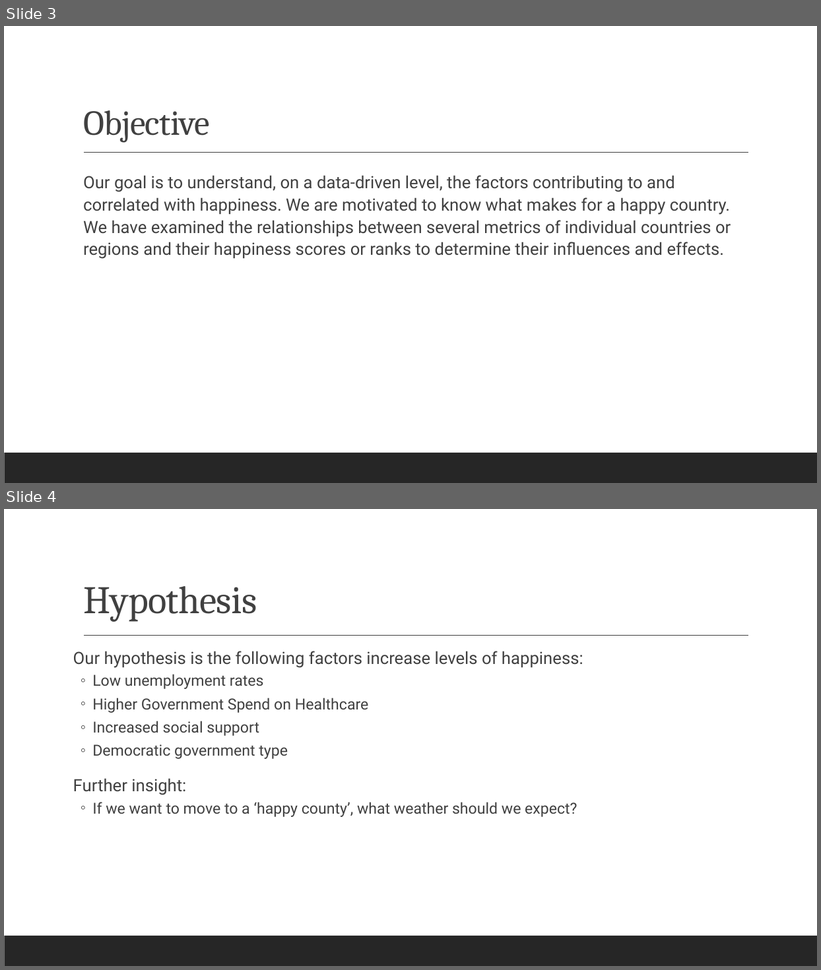
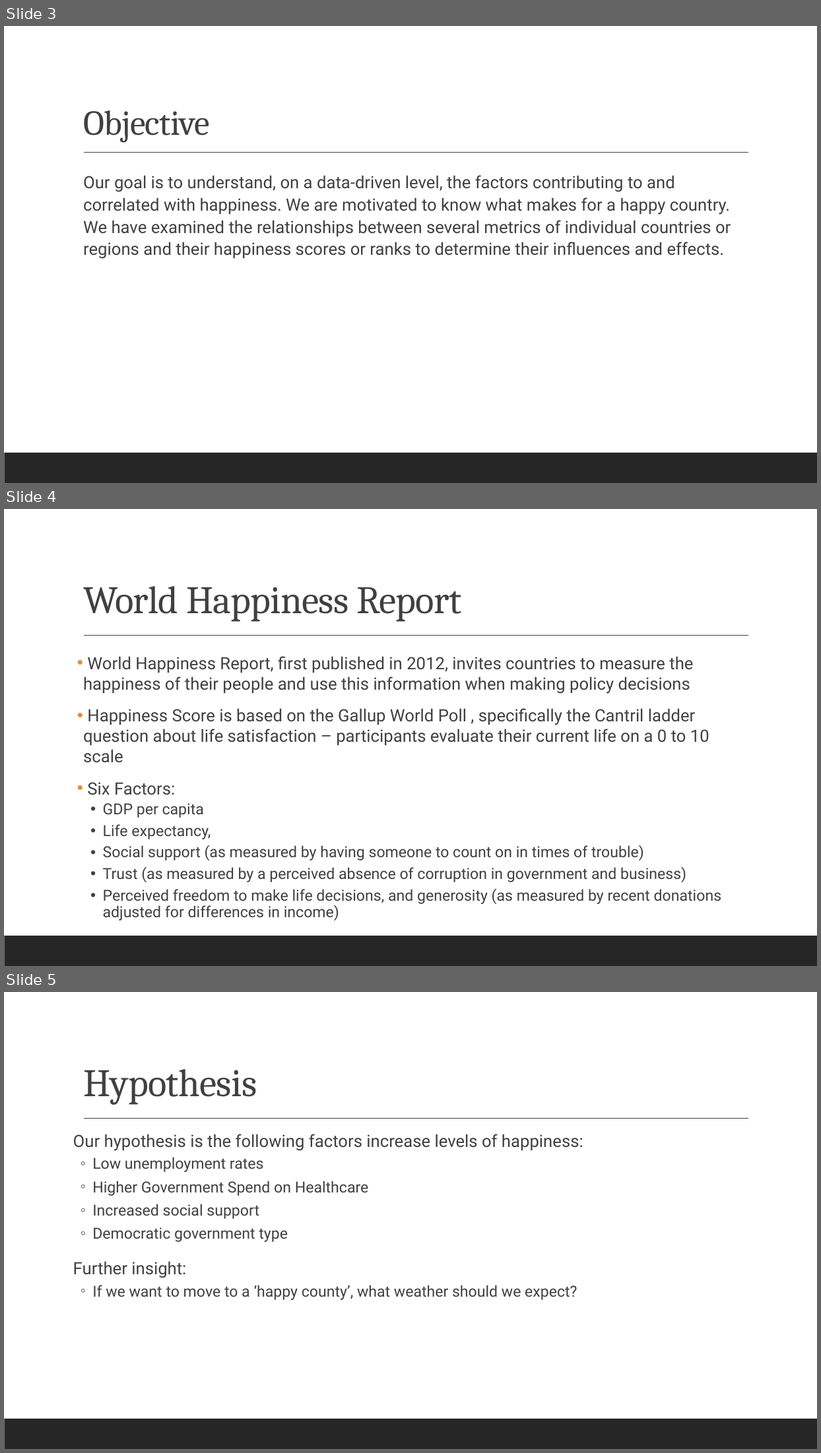
Before and after one commit to reginesgit/Factors-Contributing-to-a-Countrys-Happiness, a slide deck: Anaconda_Results_Presentation.pptx. Shown one above the other, each under a label of ours: slides 3 and 4 before the commit, slides 3, 4 and 5 after it. The pictures are 821x970 and 821x1453 pixels, drawn with LibreOffice and Linux fonts; fonts in the diff are those of the drawing. Boxes give left, top, right and bottom in pixels: in the first picture for what was removed or moved away, otherwise in the second. Text is boxed around its words. In the diff, an @@ line names an element or a change of style, - is before the commit and + after.

```diff
--- a/Anaconda_Results_Presentation.pptx
+++ b/Anaconda_Results_Presentation.pptx
@@ slide 4 added at box(4, 509, 817, 966), background #FFFFFF; not listed: 2 template elements that a slide beside it also shows @@
@@ title added at box(83, 586, 461, 622), 46 pt, text #404040 @@
+World Happiness Report
@@ text added at box(83, 656, 721, 921), 20 pt, text #404040 @@
+• World Happiness Report, first published in 2012, invites countries to measure the happiness of their people and use this information when making policy decisions
+• Happiness Score is based on the Gallup World Poll , specifically the Cantril ladder question about life satisfaction – participants evaluate their current life on a 0 to 10 scale
+• Six Factors:
+  • GDP per capita
+  • Life expectancy,
+  • Social support (as measured by having someone to count on in times of trouble)
+  • Trust (as measured by a perceived absence of corruption in government and business)
+  • Perceived freedom to make life decisions, and generosity (as measured by recent donations adjusted for differences in income)
@@ what was slide 4 is now slide 5 @@
```
Also in this commit, not shown: 4 slides changed, 2 other files.
